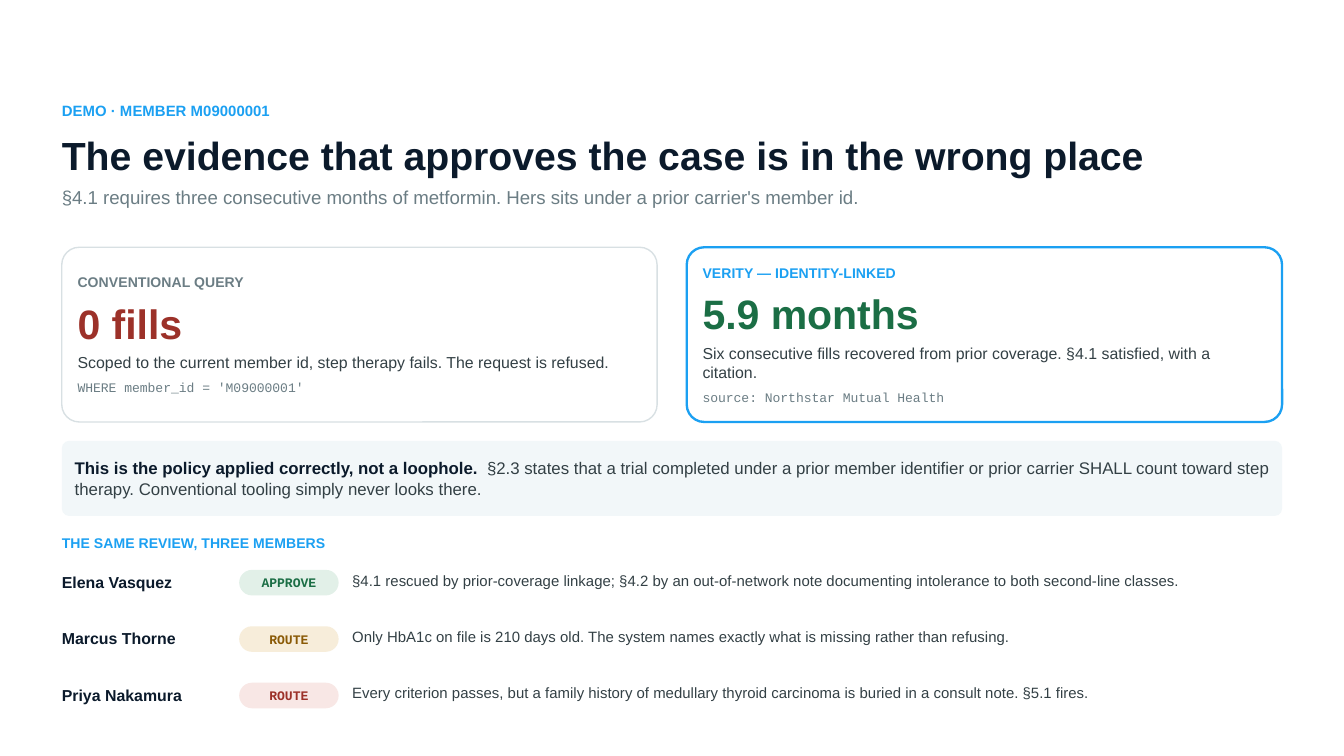
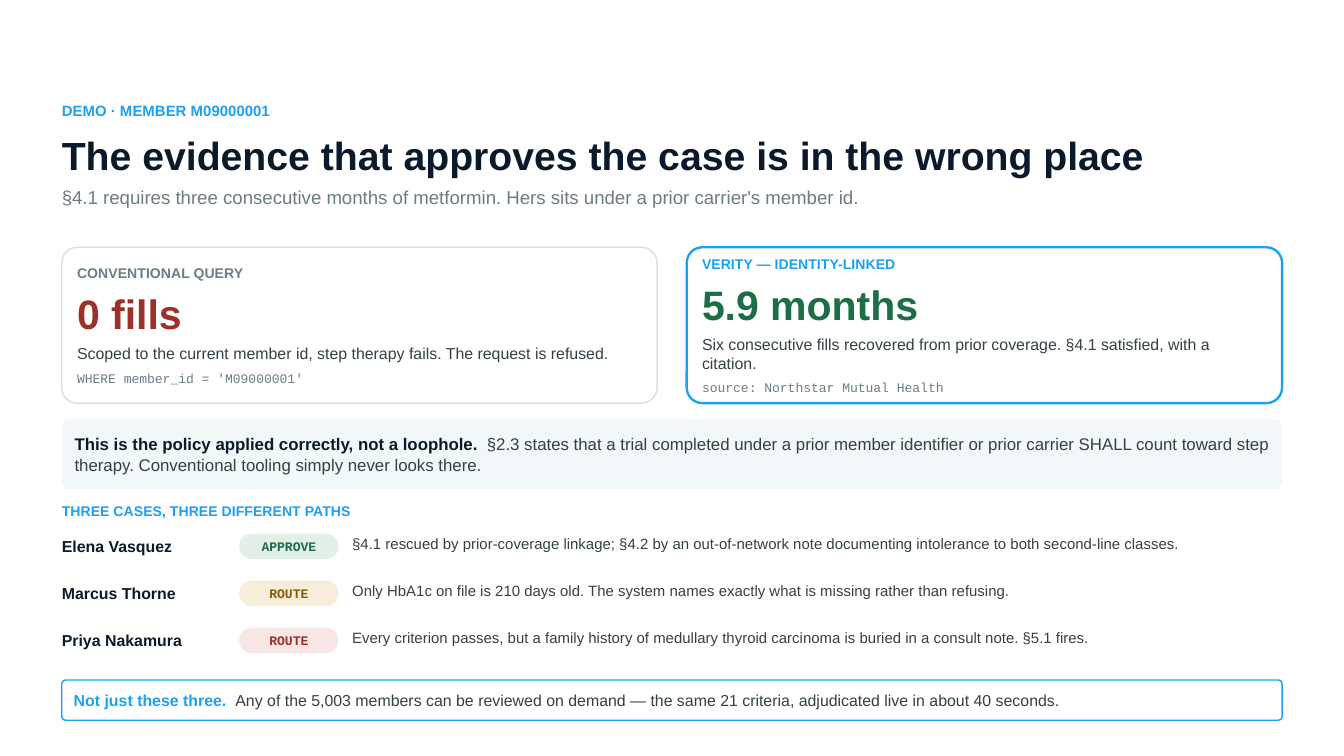
Before and after one commit to Favas111/verity-pa-copilot, a slide deck: slide 5 of docs/verity-prototype.pptx. Drawn at 1344x756 pixels with LibreOffice and Linux fonts; fonts in the diff are those of the drawing; background and template pictures are left out. Boxes give left, top, right and bottom in pixels: in the first picture for what was removed or moved away, otherwise in the second. Text is boxed around its words. In the diff, an @@ line names an element or a change of style, - is before the commit and + after.

```diff
--- a/docs/verity-prototype.pptx
+++ b/docs/verity-prototype.pptx
@@ rounded rectangle "CONVENTIONAL QUERY": place and size @@
-rounded rectangle "CONVENTIONAL QUERY" at box(62, 247, 657, 422)
+rounded rectangle "CONVENTIONAL QUERY" at box(62, 247, 657, 403)
@@ rounded rectangle "VERITY — IDENTITY-LINKED": place and size @@
-rounded rectangle "VERITY — IDENTITY-LINKED" at box(687, 247, 1282, 422)
+rounded rectangle "VERITY — IDENTITY-LINKED" at box(687, 247, 1282, 403)
@@ rounded rectangle "This is the policy applied ...": place and size @@
-rounded rectangle "This is the policy applied ..." at box(62, 441, 1282, 516)
+rounded rectangle "This is the policy applied ..." at box(62, 419, 1282, 489)
@@ text at box(62, 506, 351, 518): text changed @@
-THE SAME REVIEW, THREE MEMBERS
+THREE CASES, THREE DIFFERENT PATHS
@@ 2 texts, 1 rounded rectangle: place and size @@
-2 texts, 1 rounded rectangle at box(62, 570, 1178, 595)
+2 texts, 1 rounded rectangle at box(62, 534, 1178, 559)
@@ 2 texts, 1 rounded rectangle: place and size @@
-2 texts, 1 rounded rectangle at box(62, 626, 1009, 652)
+2 texts, 1 rounded rectangle at box(62, 581, 1009, 606)
@@ 2 texts, 1 rounded rectangle: place and size @@
-2 texts, 1 rounded rectangle at box(62, 683, 1088, 708)
+2 texts, 1 rounded rectangle at box(62, 628, 1088, 653)
@@ rounded rectangle added at box(62, 680, 1282, 720), fill #FFFFFF, outline #1BA0F2 0.75 pt, 8.5 pt, text #334045 @@
+Not just these three. Any of the 5,003 members can be reviewed on demand — the same 21 criteria, adjudicated live in about 40 seconds.
```
Also in this commit, not shown: 1 other slide changed, 2 other files.
